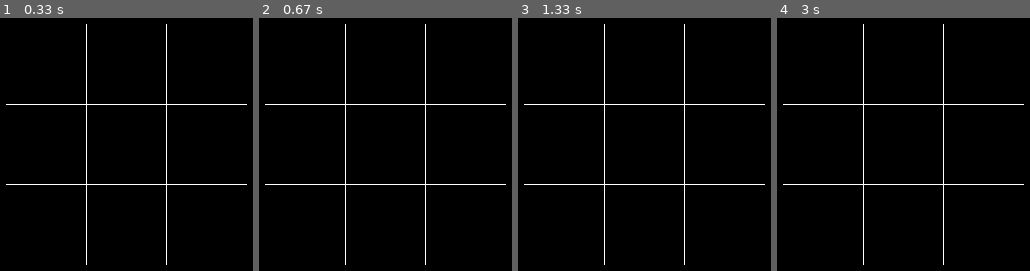
Above: before the commit, frames 1-4 (left to right).
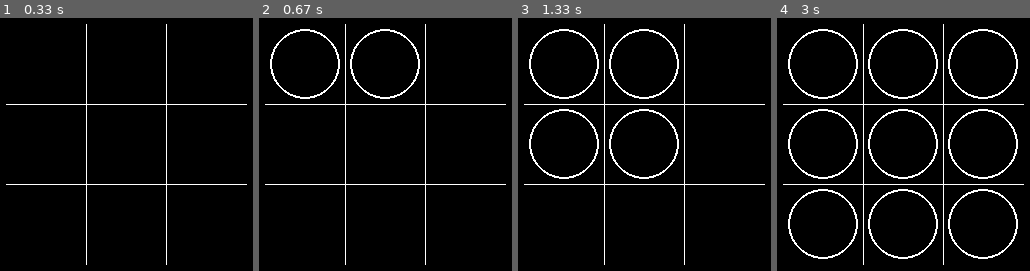
Above: after the commit, the same moments.

Repository: IamGary24/PygameCreations
Game: pygame game, started from TicTacToe/tictactoe.py
Same seed, same stepped clock (60 frames per second), same inputs: the game is played once before the commit and once after it.
Inputs (mouse positions are in pixels of both pictures, inside the frame that each line leads up to):
- Up to frame 1 (0.33 s): no input
- Up to frame 2 (0.67 s): click (385, 83) at 0.38 s
- Up to frame 3 (1.33 s): click (647, 109) at 0.83 s
- Up to frame 4 (3 s): click (outside the picture) at 1.42 s; click (923, 195) at 2.65 s

Frame 1 is identical in both runs. In frame 2, 1.3% of the frame differs, in the area x 4-64%, y 4-33%; in frame 3, 2.5%; in frame 4, 5.7%, in the area x 4-96%, y 4-96%.

Commit message:
added an event listener for clicking the mouse, and when selecting the board a circle will display where the user selected

Diff:
--- a/TicTacToe/tictactoe.py
+++ b/TicTacToe/tictactoe.py
@@ -6,6 +6,7 @@
 """
 import pygame
 import drawboard
+import numpy
 
 
 def main():
@@ -29,8 +30,15 @@
     gameBoard.draw()
 
     #-- use the initialized gameboard to provide containers
-    boardContainers = gameBoard.tiles
+    boardContainers = numpy.zeros((3,3), dtype= pygame.Rect)
     print("board containers: ", boardContainers)
+    rectWallSize = 40 #our tiles are 80x80 and we have the pos for the center
+    #initialize our array holding the containers for the board
+    for i in range(len(gameBoard.tiles)):
+        for j in range(len(gameBoard.tiles[i])):
+            x,y = gameBoard.tiles[i][j]            #left wall,      top,         right wall,     bottom
+            boardContainers[i][j] = pygame.Rect(x-rectWallSize, y-rectWallSize, x+rectWallSize, y+rectWallSize)
+    print("new board containers: ", boardContainers)
 
     #-- MENU --
     doneInMenu = False
@@ -40,11 +48,22 @@
 
     #-- GAME --
     donePlaying = False
+    player = "circles"
     while not donePlaying:
         for event in pygame.event.get():
             if event.type == pygame.QUIT:
                 donePlaying = True
-            #if event.type == pygame.MOUSEBUTTONDOWN:
+            if event.type == pygame.MOUSEBUTTONDOWN:
+                #iterate through our boardcontainers and determine which container is active
+                for i in range(len(boardContainers)):
+                    for j in range(len(boardContainers[i])):
+                        if boardContainers[i][j].collidepoint(event.pos):
+                            activeContainer = boardContainers[i][j] #denote this container as the active one
+                            gameBoard.update(activeContainer, player)
+
+
+
+
 
 
 
